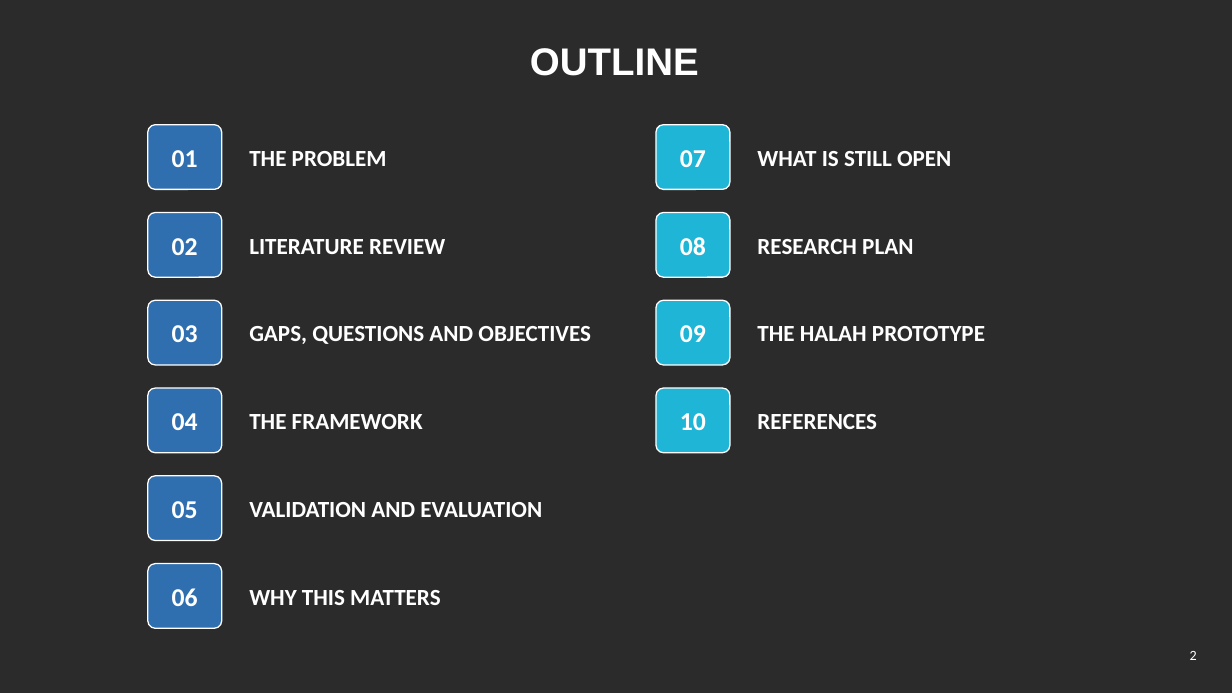
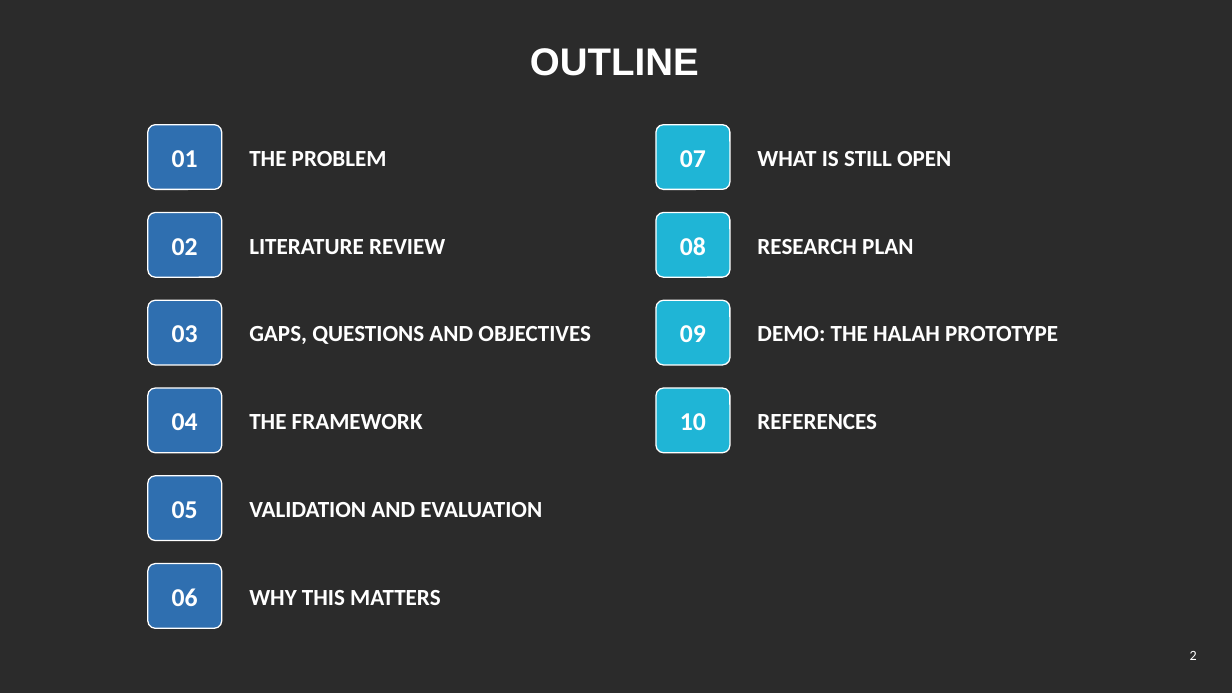
Before and after one commit to yasir12345678900/HealthRWA-Sepolia-Personal-try, a slide deck: slide 2 of docs/Yasir_Candidature_Reassessment_Slides_Simple.pptx. Drawn at 1232x693 pixels with LibreOffice and Linux fonts; fonts in the diff are those of the drawing; background and template pictures are left out; a plain dark background stands for a picture behind light text. Boxes give left, top, right and bottom in pixels: in the first picture for what was removed or moved away, otherwise in the second. Text is boxed around its words. In the diff, an @@ line names an element or a change of style, - is before the commit and + after.

```diff
--- a/docs/Yasir_Candidature_Reassessment_Slides_Simple.pptx
+++ b/docs/Yasir_Candidature_Reassessment_Slides_Simple.pptx
@@ text at bbox=[757, 326, 1058, 341]: text changed @@
-THE HALAH PROTOTYPE
+DEMO: THE HALAH PROTOTYPE
```
Also in this commit, not shown: 2 other slides changed, 9 slides added, 1 slide removed, 1 other file.
